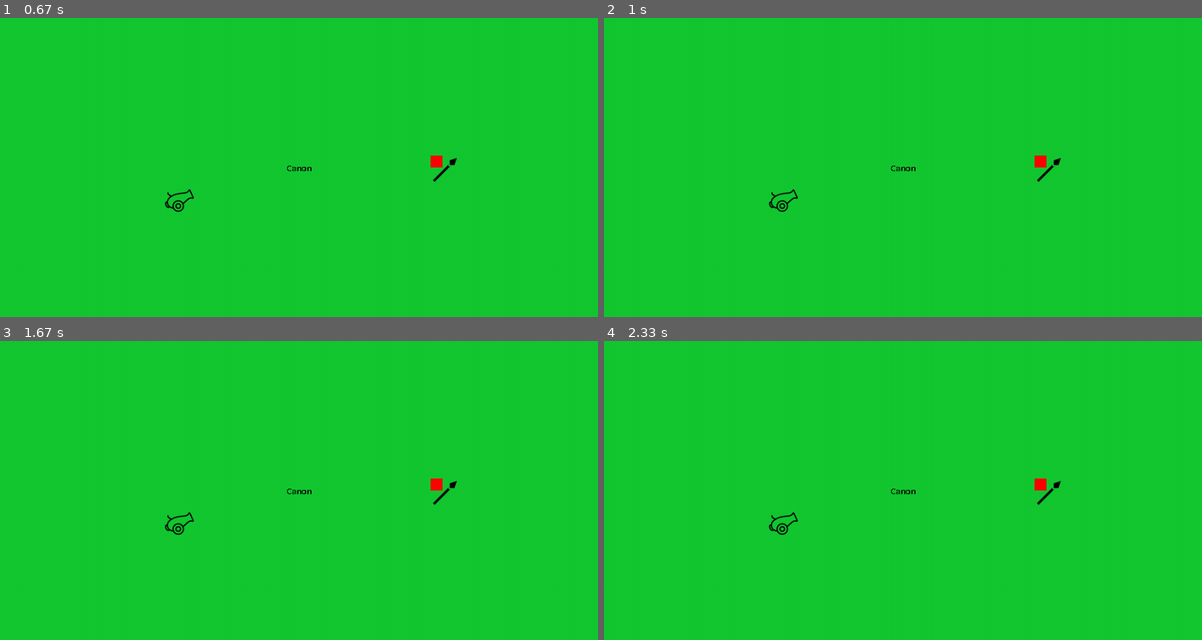
Above: before the commit, frames 1-4 (two rows, left to right).
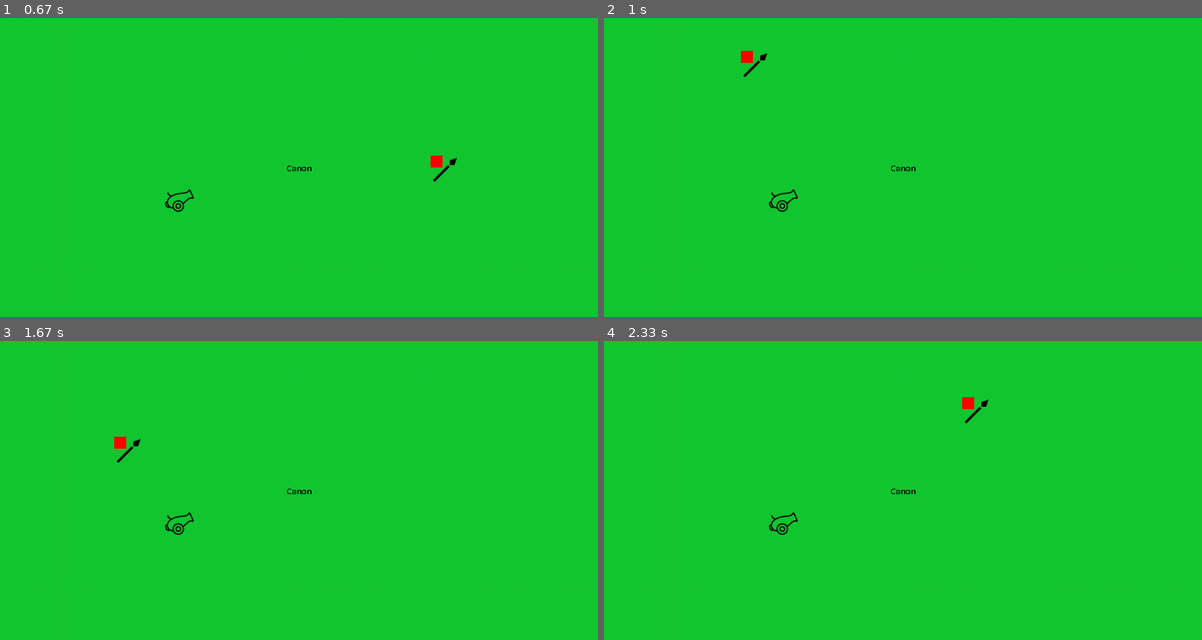
Above: after the commit, the same moments.

Repository: Nockiest/pygame-battleforge.
Game: pygame game, started from app.py
The game is run twice, just before and just after one commit, with the same random seed, the same clock (stepped at 60 frames per second) and the same inputs.
Inputs (mouse positions are in pixels of both pictures, inside the frame that each line leads up to):
- Up to frame 1 (0.67 s): press the mouse at (5, 23) at 0.37 s; move the mouse to (221, 92) at 0.47 s; release the mouse at (436, 161) at 0.6 s
- Up to frame 2 (1 s): press the mouse at (1040, 161) at 0.7 s; move the mouse to (891, 107) at 0.8 s; release the mouse at (747, 56) at 0.93 s
- Up to frame 3 (1.67 s): press the mouse at (143, 379) at 1.03 s; move the mouse to (221, 454) at 1.13 s; release the mouse at (299, 526) at 1.27 s; press the mouse at (299, 526) at 1.37 s; move the mouse to (209, 484) at 1.47 s; release the mouse at (119, 442) at 1.6 s
- Up to frame 4 (2.33 s): press the mouse at (723, 442) at 1.7 s; move the mouse to (795, 514) at 1.8 s; release the mouse at (861, 586) at 1.93 s; press the mouse at (861, 586) at 2.03 s; move the mouse to (914, 493) at 2.13 s; release the mouse at (968, 403) at 2.27 s

Frame 1 is identical in both runs. In frame 2, 0.3% of the frame differs, in the area x 22-77%, y 10-55%; in frame 3, 0.3%; in frame 4, 0.3%, in the area x 59-77%, y 18-55%.

Commit message:
oprava selekce jednotky

Diff:
--- a/app.py
+++ b/app.py
@@ -1,12 +1,11 @@
 import pygame
 from config import colors_tuple
 from unit import Unit
-
+from globalVars import width, height
 pygame.init()
 
 # Vytvoření obrazovky
-width = 1000
-height = 500
+
 screen = pygame.display.set_mode((width, height))
 
 # colors
@@ -21,7 +20,7 @@
 # Create a Unit object with the desired attributes
 selected_unit = None
 unit1 = Unit(hp=100, attack_range=3, base_movement=5, x=0,
-             y=0, size=20, ammo=50, icon="warrior_img")
+             y=0, size=20, ammo=50, icon="warrior_img", selected= False)
 
 warrior_img = pygame.image.load("img/spear.png")
 warrior_img_rect = warrior_img.get_rect()
@@ -46,68 +45,39 @@
             lets_continue = False
 
         if event.type == pygame.MOUSEBUTTONDOWN and event.button == 1:
-            click_pos = event.pos
-
-            if unit1.rect.collidepoint(click_pos):
+            if unit1.rect.collidepoint(event.pos):
                 selected_unit = unit1
                 break
-            else:
+
+        if event.type == pygame.MOUSEBUTTONUP and event.button == 1:
                 selected_unit = None
                 break
 
+
         if event.type == pygame.MOUSEMOTION and event.buttons[0] == 1:
-            print(selected_unit)
             if selected_unit:
                 print( selected_unit.rect)
-                if selected_unit.rect.collidepoint(click_pos):
-                    new_x = event.pos[0] - unit1.size // 2
-                    new_y = event.pos[1] - unit1.size // 2
-                    # print(f"Pozice X: {event.pos[0]}")
-                    # print(f"Pozice Y: {event.pos[1]}")
-                    print(new_y, height)
-                    new_x_in_window = max(0, min(new_x, width - unit1.size))
-                    new_y_in_window = max(0, min(new_y, height - unit1.size))
-                    print(new_x_in_window, new_y_in_window)
-                    unit1.move(new_x_in_window,  new_y_in_window)
-                    # unit1.x = max(0, min(new_x, width - unit1.size))
-                    # unit1.y = max(0, min(new_y, height - unit1.size))
 
-            # else:
-            #     click_pos = event.pos
-            #     # for unit in units_list:
-            #     # , warrior_img_rect.rect.collidePoint(click_pos)  unit1.collidePoint(click_pos)
-            #     print(unit1, unit1.rect.collidepoint(click_pos))
-            #     if unit1.rect.collidepoint(click_pos):
-            #         selected_unit = unit1
-            #         break  # If a unit is found, no need to check the rest
+                new_x = event.pos[0] - unit1.size // 2
+                new_y = event.pos[1] - unit1.size // 2
+                print(new_x , new_y )
+                unit1.move_in_game_field(new_x,  new_y)
 
-        if event.type == pygame.MOUSEBUTTONUP and event.button == 3:
-            selected_unit = None
-            print("deselcted")
 
-    if selected_unit:
-        # check for key presses
-        new_x = unit1.x
-        new_y = unit1.y
-        keys = pygame.key.get_pressed()
-        if (keys[pygame.K_UP] or keys[pygame.K_w]) and unit1.y > 0:
-            new_y -= distance
-            # unit1.move(unit.x)
-        elif (keys[pygame.K_DOWN] or keys[pygame.K_s]) and unit1.y < height - unit1.size:
-            new_y += distance
-        elif (keys[pygame.K_LEFT] or keys[pygame.K_a]) and unit1.x > 0:
-            new_x -= distance
-        elif (keys[pygame.K_RIGHT] or keys[pygame.K_d]) and unit1.x < width - unit1.size:
-            new_x += distance
 
-        unit1.move(new_x, new_y)
 
-    # print(unit1.x, unit1.y)
+
 
     pygame.display.update()
 
-    # fill the gameboard
+     # RESET THE GAMEBOARD
     screen.fill(GREEN)
+
+    if selected_unit:
+        outline_rect = pygame.Rect(unit1.x - 2, unit1.y - 2, unit1.size + 4, unit1.size + 4)
+        pygame.draw.rect(screen, BLACK, outline_rect)
+
+
     screen.blit(canon_img, canon_img_rect)
     warrior_img_rect.topleft = (unit1.x, unit1.y)
     screen.blit(warrior_img, warrior_img_rect)
--- /dev/null
+++ b/globalVars.py
@@ -0,0 +1,2 @@
+width = 1000
+height = 500
--- a/tempCodeRunnerFile.py
+++ b/tempCodeRunnerFile.py
@@ -1 +1,4 @@
-size
+new_x = event.pos[0] - unit1.size // 2
+                new_y = event.pos[1] - unit1.size // 2
+                print(new_x , new_y )
+                unit1.move_in_game_field(new_x,  new_y)
--- a/unit.py
+++ b/unit.py
@@ -1,7 +1,7 @@
 import pygame
-
+from globalVars import width, height
 class Unit:
-    def __init__(self, hp, attack_range, base_movement,size, x, y, ammo, icon  ):
+    def __init__(self, hp, attack_range, base_movement,size, x, y, ammo, icon, selected ):
         self.hp = hp
         self.attack_range = attack_range
         self.base_movement = base_movement
@@ -11,17 +11,14 @@
         self.ammo = ammo
         self.icon = icon
         self.rect = pygame.Rect(x, y, size  , size)
+        self.selected = selected
 
-
-    def move(self, new_x, new_y):
-        # Implement the logic to move the unit to new coordinates (new_x, new_y)
-        # Check if the movement is valid based on the base_movement attribute
-        # print(new_x,new_y)
-        self.x = new_x
-        self.y = new_y
-        # self.rect  = pygame.Rect(self.x ,  self.y , self.size   , self.size  )
-
-
+    def move_in_game_field(self, new_x, new_y):
+        new_x_in_window = max(0, min(new_x, width - self.size))
+        new_y_in_window = max(0, min(new_y, height - self.size))
+        self.rect.topleft = (new_x_in_window, new_y_in_window)
+        self.x = new_x_in_window
+        self.y = new_y_in_window
 
     def attack(self, target_unit):
         pass
@@ -44,3 +41,6 @@
         # Implement the logic for the unit to die
         # Remove the unit from the game or set its HP to 0
         pass
+
+    def render(self):
+        pass
--- a/ussefull code.py
+++ b/ussefull code.py
@@ -19,3 +19,27 @@
  # text_surface = my_font.render(unit1.icon, True, BLACK)
     # text_rect = text_surface.get_rect(center=(unit1.x + unit1.size // 2, unit1.y + unit1.size // 2))
     # screen.blit(text_surface, text_rect)
+
+
+        # if event.type == pygame.MOUSEBUTTONUP and event.button == 3:
+        #     selected_unit = None
+        #     print("deselcted")
+
+    # if selected_unit:
+    #     # check for key presses
+    #     new_x = unit1.x
+    #     new_y = unit1.y
+    #     keys = pygame.key.get_pressed()
+    #     if (keys[pygame.K_UP] or keys[pygame.K_w]) and unit1.y > 0:
+    #         new_y -= distance
+    #         # unit1.move(unit.x)
+    #     elif (keys[pygame.K_DOWN] or keys[pygame.K_s]) and unit1.y < height - unit1.size:
+    #         new_y += distance
+    #     elif (keys[pygame.K_LEFT] or keys[pygame.K_a]) and unit1.x > 0:
+    #         new_x -= distance
+    #     elif (keys[pygame.K_RIGHT] or keys[pygame.K_d]) and unit1.x < width - unit1.size:
+    #         new_x += distance
+
+    #     unit1.move_in_game_field(new_x, new_y)
+
+    # print(unit1.x, unit1.y)
Not shown, changed: task.todo
